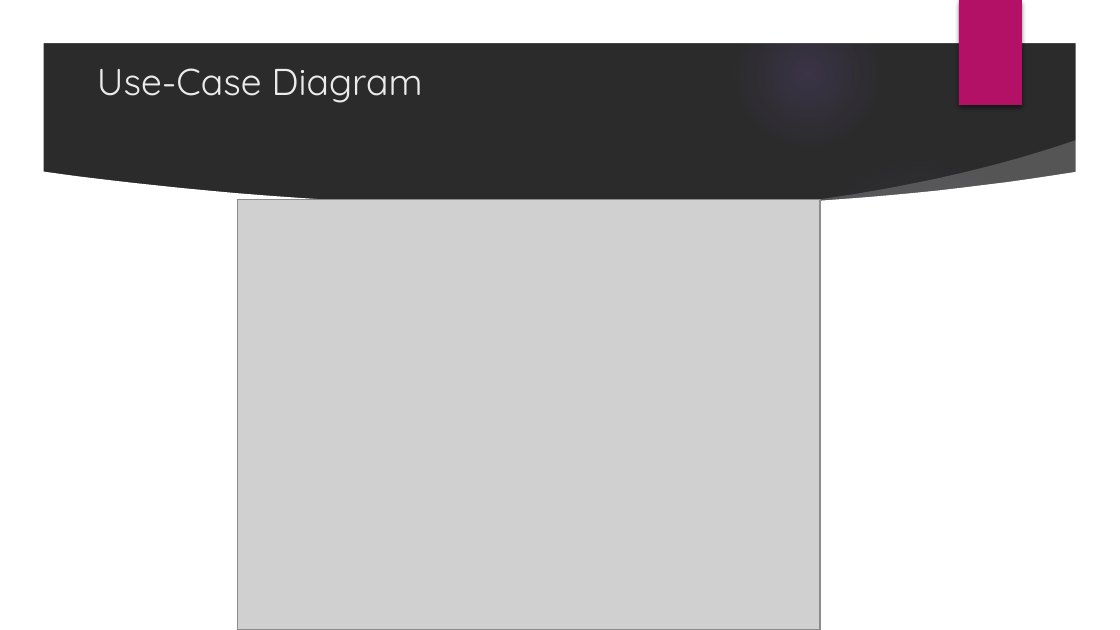
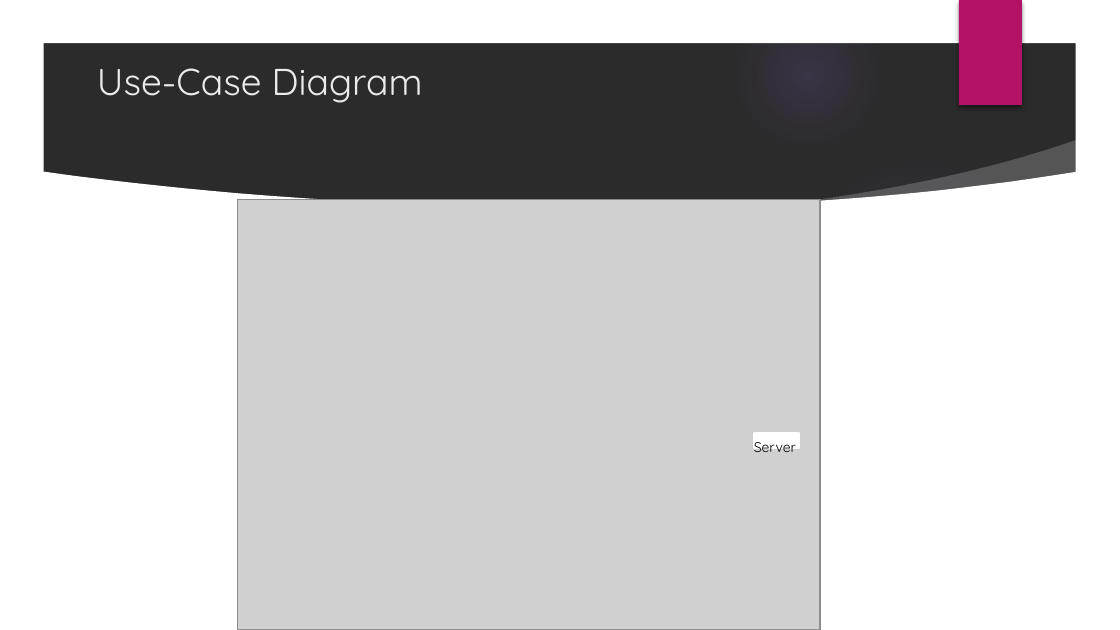
Before and after one commit to Nil3110/Audit-Management-System, a slide deck: slide 5 of PPT/Audit Management System[IJ024].pptx. Drawn at 1120x630 pixels with LibreOffice and Linux fonts; fonts in the diff are those of the drawing; grey boxes stand for pictures; background and template pictures are left out; a plain dark background stands for a picture behind light text. Boxes give left, top, right and bottom in pixels: in the first picture for what was removed or moved away, otherwise in the second. Text is boxed around its words. In the diff, an @@ line names an element or a change of style, - is before the commit and + after.

```diff
--- a/PPT/Audit Management System[IJ024].pptx
+++ b/PPT/Audit Management System[IJ024].pptx
@@ text added at [754, 438, 796, 452], 9 pt, text #000000 @@
+Server
@@ rectangle added at [755, 433, 800, 448], fill #FFFFFF, outline #FFFFFF 1.5 pt @@
```
